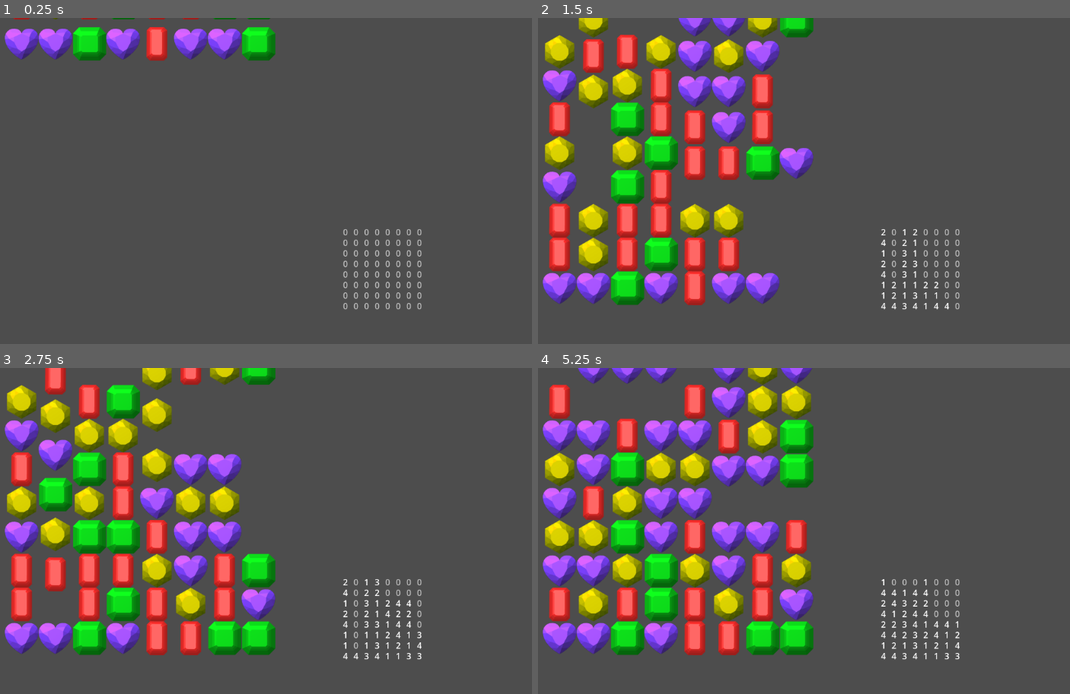
Above: before the commit, frames 1-4 (two rows, left to right).
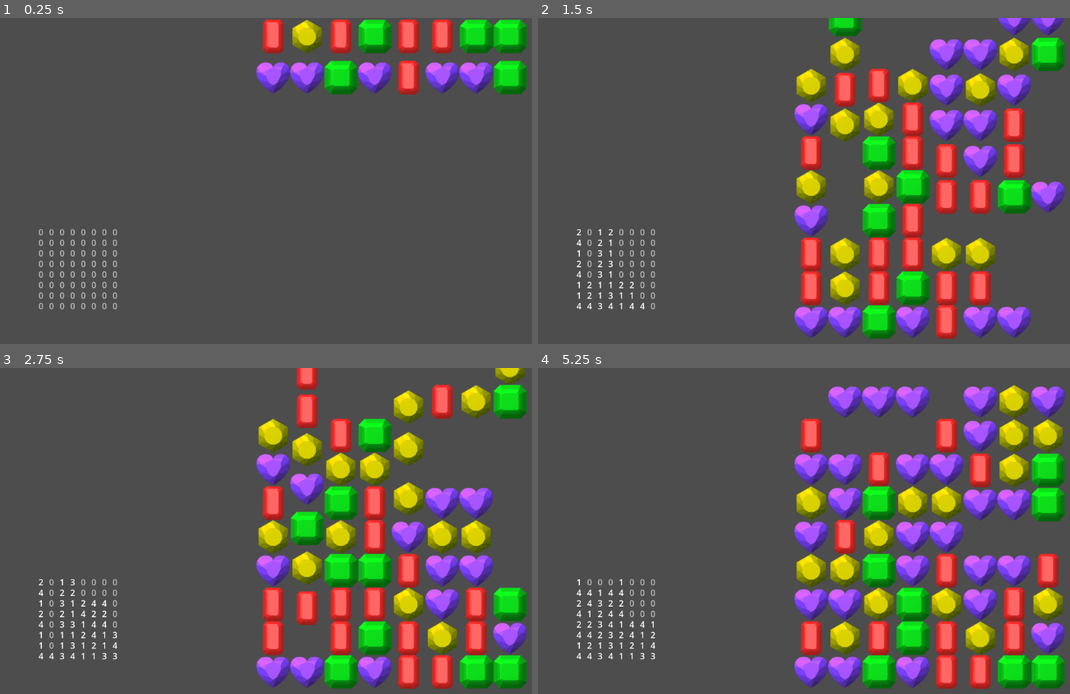
Above: after the commit, the same moments.

Repository: syun77/gd_match3
Game: Godot game, scene res://Main.tscn
Same seed, same stepped clock (60 frames per second), same inputs: the game is played once before the commit and once after it.
Inputs (mouse positions are in pixels of both pictures, inside the frame that each line leads up to):
- Up to frame 1 (0.25 s): no input
- Up to frame 2 (1.5 s): move the mouse to (963, 171) at 0.52 s; move the mouse to (708, 207) at 1.27 s
- Up to frame 3 (2.75 s): move the mouse to (351, 462) at 2.02 s
- Up to frame 4 (5.25 s): move the mouse to (798, 605) at 2.77 s; move the mouse to (1011, 589) at 3.52 s; move the mouse to (649, 488) at 4.27 s; move the mouse to (862, 537) at 5.02 s

The runs differ from the first frame. In frame 1, 13% of the frame differs, in the area x 0-99%, y 0-90%; in frame 2, 49%; in frame 3, 52%; in frame 4, 56%, in the area x 0-99%, y 0-99%.

Commit message:
動画を除外設定に追加

Diff:
--- a/TestMatch3/FieldMgr.gd
+++ b/TestMatch3/FieldMgr.gd
@@ -16,8 +16,8 @@
 # ----------------------------------------
 const WIDTH  = 8 # フィールドの幅.
 const HEIGHT = 8 # フィールドの高さ.
-const OFS_X = 64 # フィールドの描画オフセット(X).
-const OFS_Y = 64 # フィールドの描画オフセット(Y).
+const OFS_X = 540 # フィールドの描画オフセット(X).
+const OFS_Y = 128 # フィールドの描画オフセット(Y).
 
 const ERASE_CNT = 3 # 3つ並んだら消去する.
 const TILE_TYPE = 4 # 4種類出現する
--- a/TestMatch3/Main.gd
+++ b/TestMatch3/Main.gd
@@ -63,7 +63,7 @@
 			var color = Color.WHITE
 			if n == Array2.EMPTY:
 				color = Color.GRAY
-			_draw_tile(n, i, j, 640, 380, color)
+			_draw_tile(n, i, j, 64, 380, color)
 
 	# タイル情報の描画.
 	#var idx = 0
--- a/TestMatch3/project.godot
+++ b/TestMatch3/project.godot
@@ -26,6 +26,10 @@
 [display]
 
 window/stretch/mode="viewport"
+
+[editor]
+
+movie_writer/movie_file="movie.avi"
 
 [gui]
 
Not shown, changed: .gitignore
